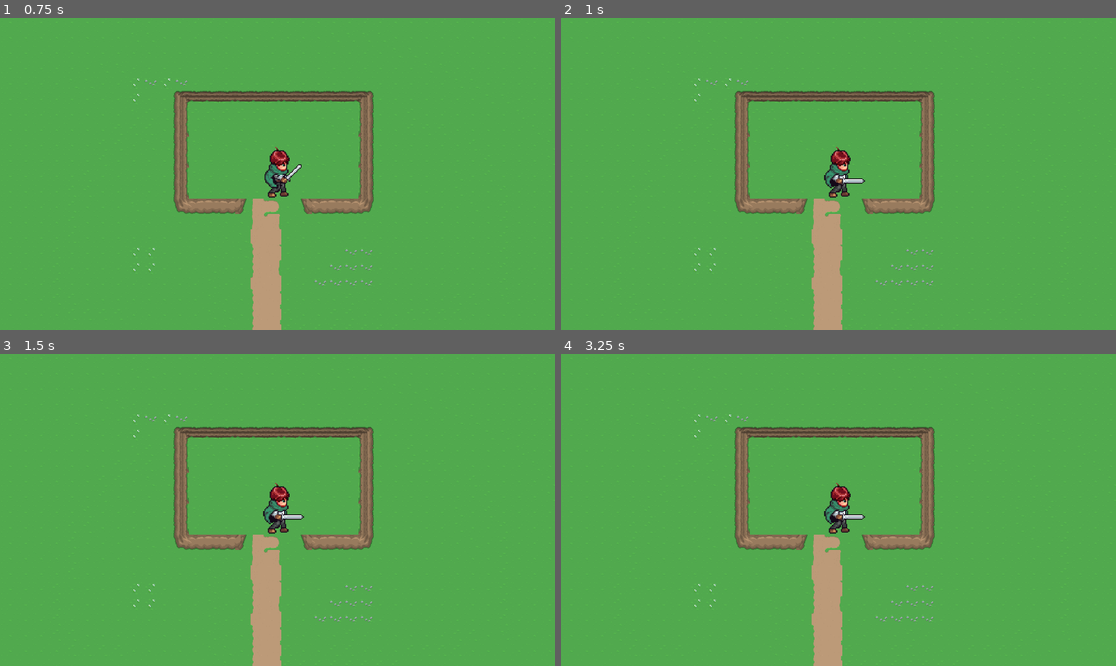
Above: before the commit, frames 1-4 (two rows, left to right).
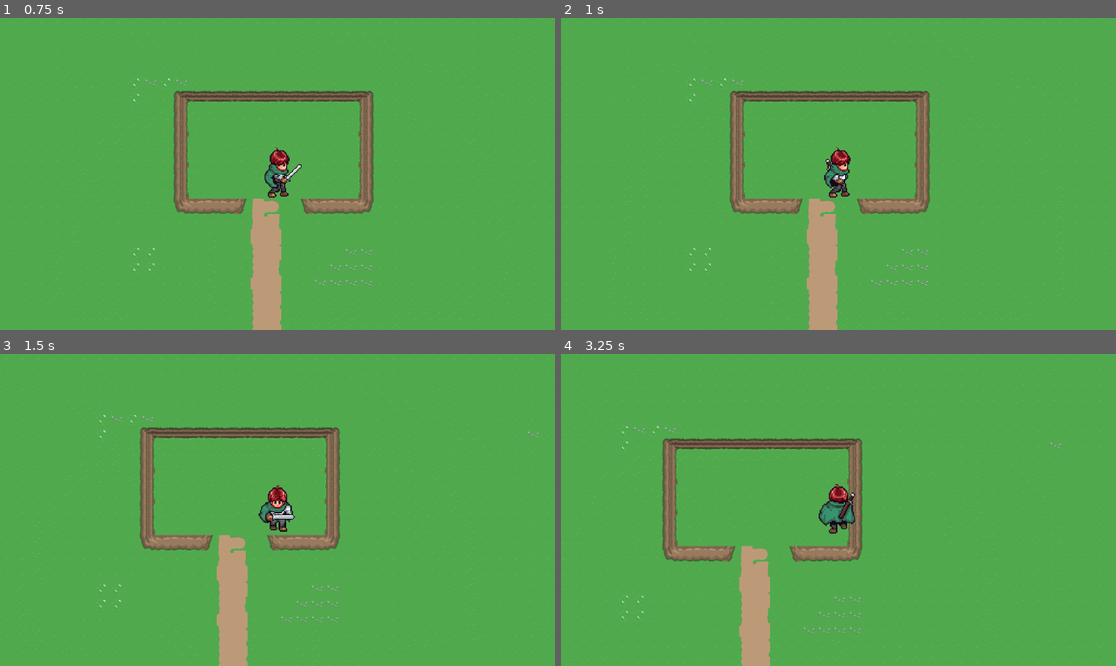
Above: after the commit, the same moments.

Repository: venkateshsivapragash28/Godot-Learn
Game: Godot game, scene res://playground.tscn
Same seed, same stepped clock (60 frames per second), same inputs: the game is played once before the commit and once after it.
Inputs (mouse positions are in pixels of both pictures, inside the frame that each line leads up to):
- Up to frame 1 (0.75 s): move the mouse to (399, 158) at 0.52 s; hold D (right) from 0.53 s (still down); click (399, 158) at 0.6 s
- Up to frame 2 (1 s): keep holding D (right)
- Up to frame 3 (1.5 s): move the mouse to (166, 525) at 1.27 s; release D (right) at 1.28 s; hold S (down) from 1.28 s (still down); click (166, 525) at 1.35 s
- Up to frame 4 (3.25 s): move the mouse to (894, 441) at 2.02 s; release S (down) at 2.03 s; hold D (right) 2.03-2.78 s; click (894, 441) at 2.1 s; move the mouse to (810, 572) at 2.77 s; hold W (up) from 2.78 s (still down); click (810, 572) at 2.85 s

Frame 1 is identical in both runs. In frame 2, 3.3% of the frame differs, in the area x 23-68%, y 19-100%; in frame 3, 10%; in frame 4, 12%, in the area x 11-91%, y 19-100%.
Error before the commit: Invalid access to property or key 'state_machine' on a base object of type 'CharacterBody2D (Player)'. (res://Player/Scripts/AttackState.gd:27)

Commit message:
Attack animations added v1

Diff:
--- a/Player/Scripts/AttackState.gd
+++ b/Player/Scripts/AttackState.gd
@@ -2,26 +2,32 @@
 
 func enter():
 	# 1. Stop movement (if you want them to stay still)
-	player.velocity = Vector2.ZERO
+	if player:
+		player.velocity = Vector2.ZERO
 
-	# 2. Play the animation based on where they were last facing
-	# Assuming your anims are named "attack_up", "attack_down", etc.
-	var anim_name = "attack_" + player.last_direction
-	player.anim.play(anim_name)
+		# 2. Play the animation based on where they were last facing
+		var anim_name = "attack_" + player.last_direction
+		var anim_player = player.get_node_or_null("AnimationPlayer")
+		if anim_player:
+			anim_player.play(anim_name)
 
-	# 3. Connect to the animation signal so we know when it's done
-	if not player.anim.animation_finished.is_connected(_on_animation_finished):
-		player.anim.animation_finished.connect(_on_animation_finished)
+			# 3. Connect to the animation signal so we know when it's done
+			if not anim_player.animation_finished.is_connected(_on_animation_finished):
+				anim_player.animation_finished.connect(_on_animation_finished)
 
 func exit():
 	# Disconnect the signal so it doesn't trigger when we're walking
-	if player.anim.animation_finished.is_connected(_on_animation_finished):
-		player.anim.animation_finished.disconnect(_on_animation_finished)
+	if player:
+		var anim_player = player.get_node_or_null("AnimationPlayer")
+		if anim_player:
+			if anim_player.animation_finished.is_connected(_on_animation_finished):
+				anim_player.animation_finished.disconnect(_on_animation_finished)
 
 func update(_delta):
 	# Usually, we return nothing here because we want to wait for the animation
 	return ""
 
-func _on_animation_finished(_anim_name):
+func _on_animation_finished(_anim_name: String):
 	# When the swing is done, go back to Idle
-	player.state_machine.transition_to("Idle")
+	if player and player.state_machine:
+		player.state_machine.transition_to("Idle")
--- a/Player/Scripts/IdleState.gd
+++ b/Player/Scripts/IdleState.gd
@@ -3,7 +3,9 @@
 func enter():
 	player.velocity = Vector2.ZERO
 	# You'd call your animation logic here
-	player.anim.play("idle_" + player.last_direction)
+	var anim_player = player.get_node_or_null("AnimationPlayer")
+	if anim_player:
+		anim_player.play("idle_" + player.last_direction)
 
 func update(_delta):
 	var input_dir = Input.get_vector("left", "right", "up", "down")
--- a/Player/Scripts/player.gd
+++ b/Player/Scripts/player.gd
@@ -2,6 +2,7 @@
 
 @onready var anim = $AnimationPlayer
 @onready var sprite = $Sprite2D # Or whatever your sprite node is named
+@onready var state_machine = $StateMachine
 
 var move_speed : float = 200.0 # 500 is very fast for pixel art!
 
@@ -25,8 +26,10 @@
 		else:
 			last_direction = "side"
 			anim_to_play = "walk_side"
-			sprite.flip_h = (dir.x < 0)
+			if sprite:
+				sprite.flip_h = (dir.x < 0)
 
 	# Only play if changed
-	if anim.current_animation != anim_to_play:
-		anim.play(anim_to_play)
+	var anim_player = get_node_or_null("AnimationPlayer")
+	if anim_player and anim_player.current_animation != anim_to_play:
+		anim_player.play(anim_to_play)
--- a/Player/Scripts/state_machine.gd
+++ b/Player/Scripts/state_machine.gd
@@ -4,10 +4,9 @@
 @onready var current_state : Node = get_node(initial_state)
 
 func _ready():
-	# Wait for owner (Player) to be ready
-	await owner.ready
+	# Give every state a reference to the Player
 	for child in get_children():
-		child.player = owner # Give every state a reference to the Player
+		child.player = owner
 	current_state.enter()
 
 func _physics_process(delta):
